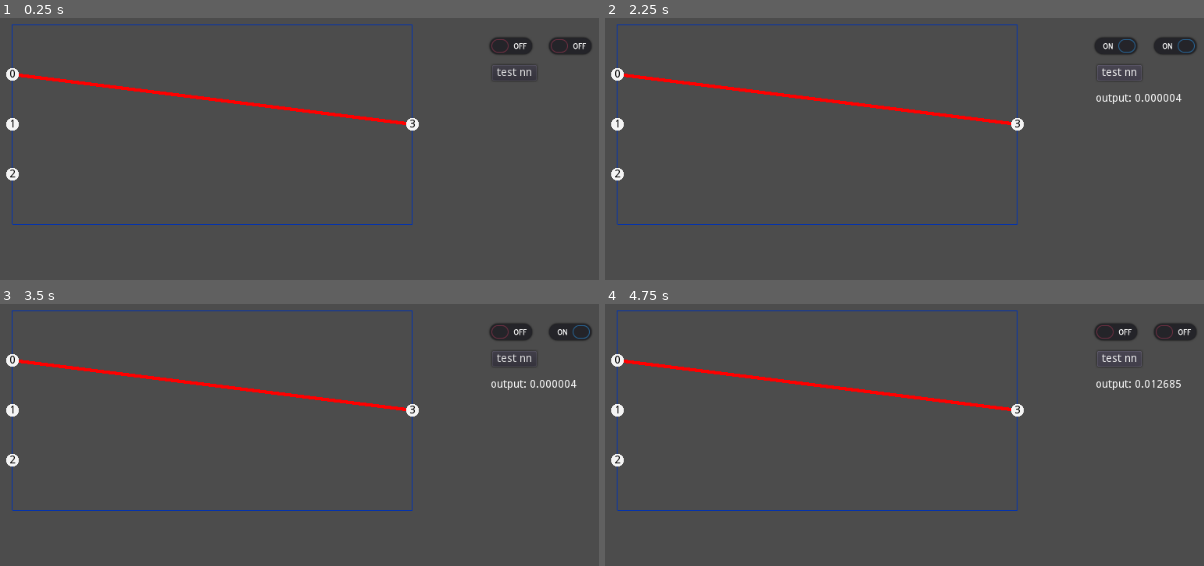
Above: before the commit, frames 1-4 (two rows, left to right).
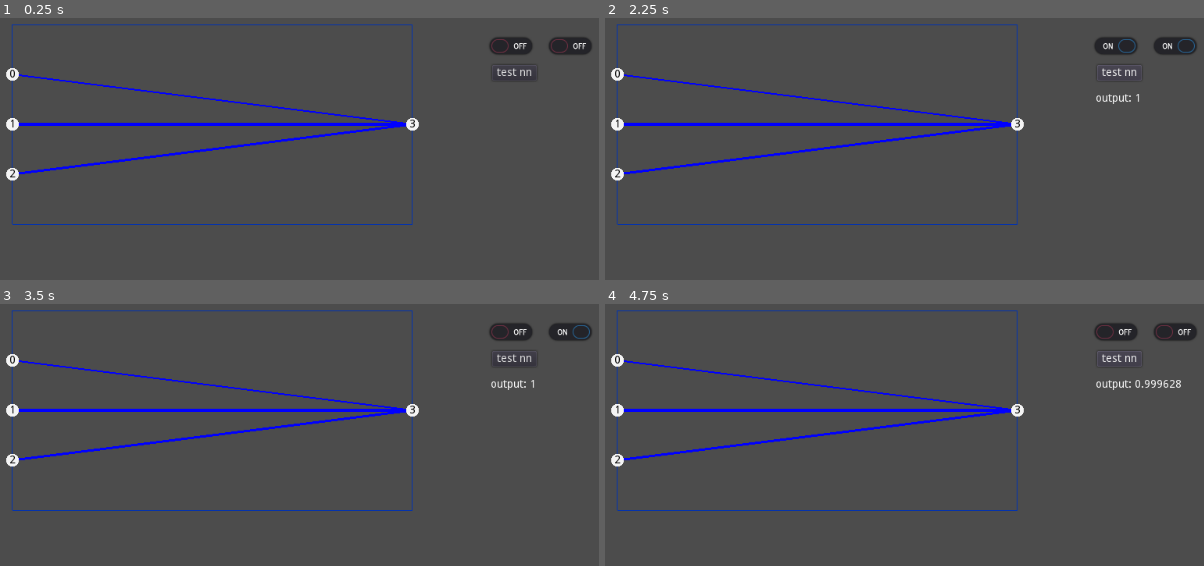
Above: after the commit, the same moments.

Repository: WhoStoleMyCoffee/GodotNEAT
Game: Godot game, scene res://Scenes/TestScene.tscn
The game is run twice, just before and just after one commit, with the same random seed, the same clock (stepped at 60 frames per second) and the same inputs.
Inputs (mouse positions are in pixels of both pictures, inside the frame that each line leads up to):
- Up to frame 1 (0.25 s): no input
- Up to frame 2 (2.25 s): click (1114, 46) at 0.5 s; click (1174, 46) at 1.25 s; click "test nn" at 2 s
- Up to frame 3 (3.5 s): click (509, 332) at 2.75 s
- Up to frame 4 (4.75 s): click (1174, 332) at 3.5 s; click "test nn" at 4.25 s

The runs differ from the first frame. In frame 1, 2.7% of the frame differs, in the area x 3-68%, y 20-60%; in frame 2, 2.8%, in the area x 3-97%, y 20-60%; in frame 3, 2.8%; in frame 4, 2.7%.

Commit message:
quality of life tweaks

Diff:
--- a/NEAT/NEATNN.gd
+++ b/NEAT/NEATNN.gd
@@ -16,7 +16,6 @@
 func _init(input_count : int, output_count : int) -> void:
 	INPUT_COUNT = input_count
 	OUTPUT_COUNT = output_count
-
 	nodes.resize(INPUT_COUNT + OUTPUT_COUNT)
 
 
@@ -28,20 +27,19 @@
 
 	#set inputs
 	for i in range(INPUT_COUNT):
-		var x : float = float(X[i])
+		nodes[i] = float(X[i])
 
 		#recurrent connections
 		for c in connections:
 			if c.n[1] != i or !c.e: continue
-			x += nodes[c.n[0]]*c.w
-		nodes[i] = activation_func(x) #TODO this needs to be activated, right????
-
-	#the rest
+			nodes[i] += nodes[c.n[0]]*c.w
+
+	#rest of the connections
 	for c in connections:
 		if is_node_input(c.n[1]) or !c.e: continue #skip if recurrent (or not enabled)
 		new_nodes[c.n[1]] += nodes[c.n[0]]*c.w
 
-	#activate and apply
+	#activate
 	for i in range(nodes.size()):
 		nodes[i] = activation_func( new_nodes[i] )
 		if is_node_output(i):
@@ -65,9 +63,6 @@
 	}
 
 
-func activation_func(x : float):
-	return 1/(1+exp(-4*x))
-
 
 func is_node_input(i : int) -> bool:
 	return i<INPUT_COUNT
@@ -79,30 +74,6 @@
 func set_connection_enabled(i : int, v : bool):
 	connections[i].e = v
 
-
-func print_data():
-	print(self, ' ----------')
-	print('%s nodes' % nodes.size())
-	print('CONNECTIONS:')
-	for c in connections:
-		var s : String = '(%s) [%s -> %s]' % [c.i, c.n[0], c.n[1]]
-
-		if !c.e:
-			s += ' DISABLED'
-
-		print(s)
-
-
-func _compare_connections(a, b) -> bool:
-	return a.i < b
-
-func get_connection(innov : int):
-	var i : int = connections.bsearch_custom(innov, self, "_compare_connections", true)
-	return connections[i] if i < connections.size() and connections[i].i == innov else null
-
-func has_connection(innov : int) -> bool:
-	var i : int = connections.bsearch_custom(innov, self, "_compare_connections", true)
-	return i < connections.size()
 
 
 func get_biggest_innov() -> int:
@@ -123,17 +94,41 @@
 	species_id = nn.species_id
 	return self
 
-""" Unused?
-func sort_connections():
-	connections.sort_custom(self, '_connection_sort_func')
-
-#oh boy i cant wait for lambdas
-func _connection_sort_func(a, b):
-	return a.i < b.i
-"""
 
 func get_color() -> Color:
 	return owner.get_species_color(species_id) if owner else Color.white
+
+
+func reset():
+	nodes.resize(0)
+	connections.clear()
+	fitness = 0.0
+	species_id = 0
+	return self
+
+
+#connect every input node with every hidden node (if any) and every hidden with every output
+func connect_all_nodes():
+	connections.clear()
+	var hidden_count = get_hidden_nodes_count()
+
+	if hidden_count == 0:
+		for i in range(INPUT_COUNT):
+			for o in range(OUTPUT_COUNT):
+				add_connection(create_connection(i, INPUT_COUNT+o, 1, true))
+		return self
+
+	for i in range(INPUT_COUNT):
+		for o in range(hidden_count):
+			add_connection(create_connection(i, INPUT_COUNT+OUTPUT_COUNT+o, 1, true))
+	for i in range(hidden_count):
+		for o in range(OUTPUT_COUNT):
+			add_connection(create_connection(INPUT_COUNT+OUTPUT_COUNT+i, INPUT_COUNT+o, 1, true))
+	return self
+
+
+func set_hidden_nodes_count(count : int):
+	nodes.resize(INPUT_COUNT + OUTPUT_COUNT + count)
 
 
 
@@ -186,3 +181,40 @@
 func mutate_enabled(enable : bool):
 	if connections.empty(): return
 	connections[randi() % connections.size()].is_enabled = enable
+
+
+
+# UTIL --------------------------------------------------------------------
+func get_hidden_nodes_count() -> int:
+	return nodes.size() - (INPUT_COUNT+OUTPUT_COUNT)
+
+
+func _compare_connections(a, b) -> bool:
+	return a.i < b
+
+func get_connection(innov : int):
+	var i : int = connections.bsearch_custom(innov, self, "_compare_connections", true)
+	return connections[i] if i < connections.size() and connections[i].i == innov else null
+
+func has_connection(innov : int) -> bool:
+	var i : int = connections.bsearch_custom(innov, self, "_compare_connections", true)
+	return i < connections.size()
+
+
+func print_data():
+	print(self, ' ----------')
+	print('%s nodes' % nodes.size())
+	print('CONNECTIONS:')
+	for c in connections:
+		var s : String = '(%s) [%s -> %s]' % [c.i, c.n[0], c.n[1]]
+
+		if !c.e:
+			s += ' DISABLED'
+
+		print(s)
+
+
+
+func activation_func(x : float):
+#	return 1/(1+exp(-4*x))
+	return tanh(x)*0.5 + 0.5
--- a/NEAT/NEATPopulation.gd
+++ b/NEAT/NEATPopulation.gd
@@ -1,6 +1,7 @@
 class_name NEATPopulation extends Reference
 
 
+var size : int = 0
 var genomes : Array = [] #NEATNN[]
 var species_data : Dictionary = {} #Dict<int id, Dict data>
 var species_counter : int = 0
@@ -42,8 +43,8 @@
 var TARGET_SPECIES : int = 4
 # % of genomes in each species that survive
 var SPECIATION_SURVIVAL_RATE : float = 0.4
-#var SPECIATION_INTERSPECIES_BREEDING_CHANCE = 0.001 #TODO
-#var ELITISM : bool = false #TODO
+var INTERSPECIES_BREEDING_CHANCE = 0.001
+var ELITISM : bool = false
 #how stale a species can be before it is "reset"
 var SPECIATION_MAX_STALENESS : int = 20
 
@@ -51,28 +52,25 @@
 signal gen_over
 
 
-func init(size : int, init_permutations : int, nn_inputs : int, nn_outputs : int):
+func _init(s : int, nn_inputs : int, nn_outputs : int):
 	NN_INPUTS = nn_inputs
 	NN_OUTPUTS = nn_outputs
-
-	genomes.resize(size)
+	size = s
+
 	for i in range(size):
-		genomes[i] = NEATNN.new(NN_INPUTS, NN_OUTPUTS)
+		genomes.append(NEATNN.new(NN_INPUTS, NN_OUTPUTS))
+		genomes[i].species_id = 0
 		genomes[i].owner = self
-
-		for _j in range(init_permutations):
-			mutate(genomes[i])
 
 	create_species(size)
 	compatibility_threshold *= 1 / float(TARGET_SPECIES)
-	speciate(genomes.duplicate())
 
 
 
 #get a connection's innovation id given its input and output nodes
 # if the connection isn't in the innov list (ie its new), then add it
 func get_connection_innov(in_node : int, out_node : int) -> int:
-	var c = [in_node, out_node]
+	var c = PoolIntArray([in_node, out_node])
 	var innov = connections_innovs.get(c, null)
 	if innov == null:
 		innov = connections_innovs.size()
@@ -116,23 +114,29 @@
 		g.fitness = 0.0
 
 
-#unsp : unspeciated genomes array
-func speciate(unsp : Array):
+#speciate the genomes array
+# mostly the same as	speciate(genomes.duplicate())
+func speciate_genomes():
+	speciate(genomes.duplicate())
+
+
+#arr : unspeciated genomes array
+func speciate(arr : Array):
 	genomes.clear()
 
-	while !unsp.empty():
-		var sid : int = unsp[0].species_id
+	while !arr.empty():
+		var sid : int = arr[0].species_id
 		if sid == -1: #if new species (aka "hmm not sure")
 			sid = species_counter
-			unsp[0].species_id = sid
+			arr[0].species_id = sid
 			create_species(1)
 
-		var specimen : NEATNN = unsp[randi() % species_data[sid].len]
+		var specimen : NEATNN = arr[randi() % species_data[sid].len]
 		species_data[sid].len = 1
 
 		#foreach un-speciated genome (backwards)
-		for i in range(unsp.size()-1, -1, -1):
-			var g : NEATNN = unsp[i]
+		for i in range(arr.size()-1, -1, -1):
+			var g : NEATNN = arr[i]
 			if g == specimen: continue
 
 			#if compatible
@@ -144,7 +148,7 @@
 						species_data[g.species_id].len -= 1
 					g.species_id = specimen.species_id
 
-				unsp.remove(i) #TODO swap with last genome before removing bc performance is ouchie
+				arr.remove(i) #TODO swap with last genome before removing bc performance is ouchie
 				genomes.append(g)
 				continue
 
@@ -152,10 +156,10 @@
 			if g.species_id == specimen.species_id:
 				#set species_id to "hmm not sure" and move it to the end
 				g.species_id = -1
-				unsp.remove(i)
-				unsp.append(g)
+				arr.remove(i)
+				arr.append(g)
 		genomes.append(specimen)
-		unsp.erase(specimen)
+		arr.erase(specimen)
 
 	#remove empty species
 	for k in species_data.keys():
@@ -174,7 +178,7 @@
 
 	genomes.sort_custom(self, '_compare_genomes')
 
-#	ADJUST FITNESS
+	#ADJUST FITNESS
 	for g in genomes:
 		var sid : int = g.species_id
 		var af : float = g.fitness / float(species_data[sid].len) #adjusted fitness
@@ -186,10 +190,10 @@
 			pools[sid] = MatingPool.new()
 		if pools[sid].data.size() < ceil(species_data[sid].len * SPECIATION_SURVIVAL_RATE):
 			pools[sid].add(g)
-	avg_global_adj_fitness /= float(genomes.size())
-
-
-#	CREATE OFFSPRINGS
+	avg_global_adj_fitness /= float(size)
+
+
+	#CREATE OFFSPRINGS
 	var new_genomes : Array = []
 	var gi : int = 0
 	for sid in species_data.keys():
@@ -201,8 +205,8 @@
 			sd.age = 0
 		else:
 			sd.age += 1
-			print('species %s died of old age' % sid)
 			if sd.age > SPECIATION_MAX_STALENESS:
+				print('species %s died of old age' % sid, '. age=%s' % sd.age)
 				gi += sd.len
 				continue
 
@@ -213,15 +217,16 @@
 		reproduce_species(sid, allowed_genomes, pools, new_genomes)
 
 		gi += sd.len
-
-	print('new population size: %s' % genomes.size())
+		sd.len = allowed_genomes
+
+	size = new_genomes.size()
+	print('new population size: %s' % size)
 	speciate(new_genomes)
 
 
 #pool : pool of ALL species
 func reproduce_species(sid : int, count : int, pools : Dictionary, new_genomes : Array):
 	print('    reproducing species. sid=%s count=%s' % [sid, count])
-	species_data[sid].len = count
 	var pool : MatingPool = pools[sid]
 
 	for _i in range(count):
@@ -282,3 +287,20 @@
 				return k
 			v -= data[k]
 		return data.keys()[0] #just in case
+
+
+
+# UTIL ----------------------------------------------------------------------
+func add_genome() -> NEATNN:
+	var g : NEATNN = NEATNN.new(NN_INPUTS, NN_OUTPUTS)
+	genomes.append(g)
+	g.species_id = 0 if genomes.empty() else genomes[0].species_id
+	g.owner = self
+	size += 1
+	return g
+
+func size() -> int:
+	return size
+
+func is_empty() -> bool:
+	return size==0
--- a/NEAT/NEATUtil.gd
+++ b/NEAT/NEATUtil.gd
@@ -9,8 +9,7 @@
 #	(genes are automatically sorted when adding a connection. to manually sort, call NEAT::sort_connections())
 #oh boy i cant wait for lambdas.
 func crossover(p1 : NEATNN, p2 : NEATNN) -> NEATNN:
-	var offspring : NEATNN = NEATNN.new(0,0)
-	offspring.copy(p1)
+	var offspring : NEATNN = NEATNN.new(0,0).copy(p1)
 
 	var p1genes : Array = p1.connections
 	var p2genes : Array = p2.connections
--- a/Scenes/TestScene.tscn
+++ b/Scenes/TestScene.tscn
@@ -11,10 +11,12 @@
 
 
 func _ready():
-	pop = NEATPopulation.new()
-	pop.TARGET_SPECIES = 2
+	pop = NEATPopulation.new(20, 3,1)
+	pop.TARGET_SPECIES = 4
 	pop.MUTATION_ADD_NODE_CHANCE = 0.0
-	pop.init(10, 50, 3,1)
+
+	for g in pop.genomes:
+		pop.mutate(g.connect_all_nodes())
 
 	ff()
 	$NEATDisplayer.set_drawing_nn(pop.genomes[0])
@@ -49,8 +51,8 @@
 
 
 func ff():
-	for j in range(pop.genomes.size()):
-		var g = pop.genomes[j]
+	for j in range(pop.size()):
+		var g : NEATNN = pop.genomes[j]
 		g.fitness = 0.0
 		for i in range(4):
 			var X : Array = [
@@ -59,13 +61,16 @@
 				[0.0, 1.0, 1.0],
 				[1.0, 1.0, 1.0]
 			][i]
-			var y : Array = g.feed_forward(X)
-			var expected : float = float(X[0]==1 or X[1]==1)
+			var y : Array = [
+				[0.0],
+				[1.0],
+				[1.0],
+				[1.0]
+			][i]
+			var output : Array = g.feed_forward(X)
 
-			var f : float = range_lerp(abs(y[0] - expected), 0.0, 1.0, 1.0, 0.0)
+			var f : float = range_lerp(abs(output[0] - y[0]), 0.0, 1.0, 1.0, 0.0)
 			g.fitness += f
-			if j == 0:
-				print('%s f=%s fitness=%s' % [g, f, g.fitness])
 
 
 func _on_Button_pressed():
@@ -73,8 +78,8 @@
 	var y = pop.genomes[di].feed_forward(X)
 	$output.text = 'output: %s' % y[0]
 
-	var e : float = float(X[0]==1 or X[1]==1)
-	print('y=%s expected=%s f=%s' % [y[0], e, range_lerp(abs(y[0] - e), 0.0, 1.0, 1.0, 0.0)])
+#	var e : float = float(X[0]==1 or X[1]==1)
+#	print('y=%s expected=%s f=%s' % [y[0], e, range_lerp(abs(y[0] - e), 0.0, 1.0, 1.0, 0.0)])
 
 
 #	var pop : NEATPopulation = NEATPopulation.new(2, 0, 3,1)
